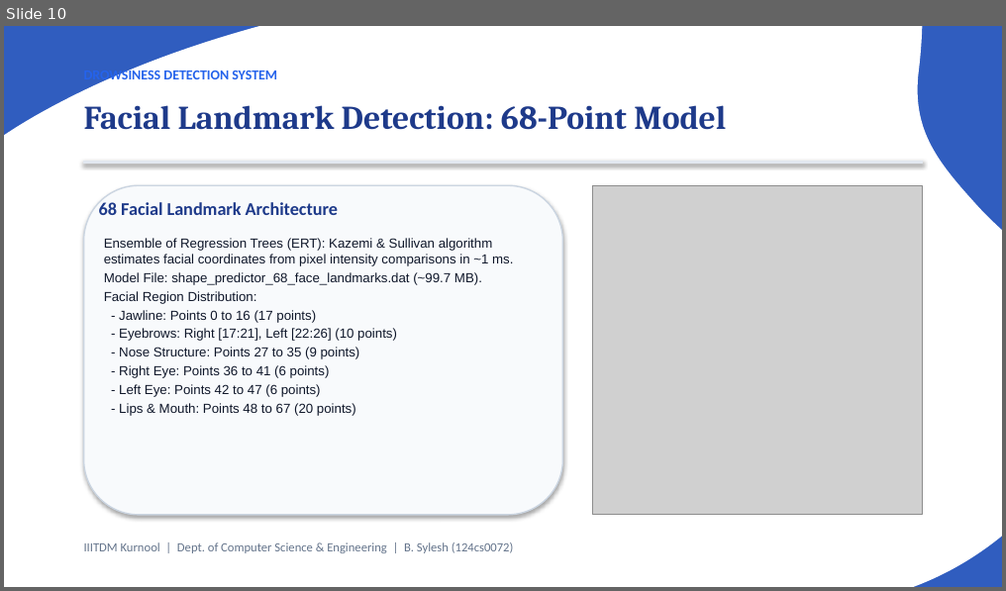
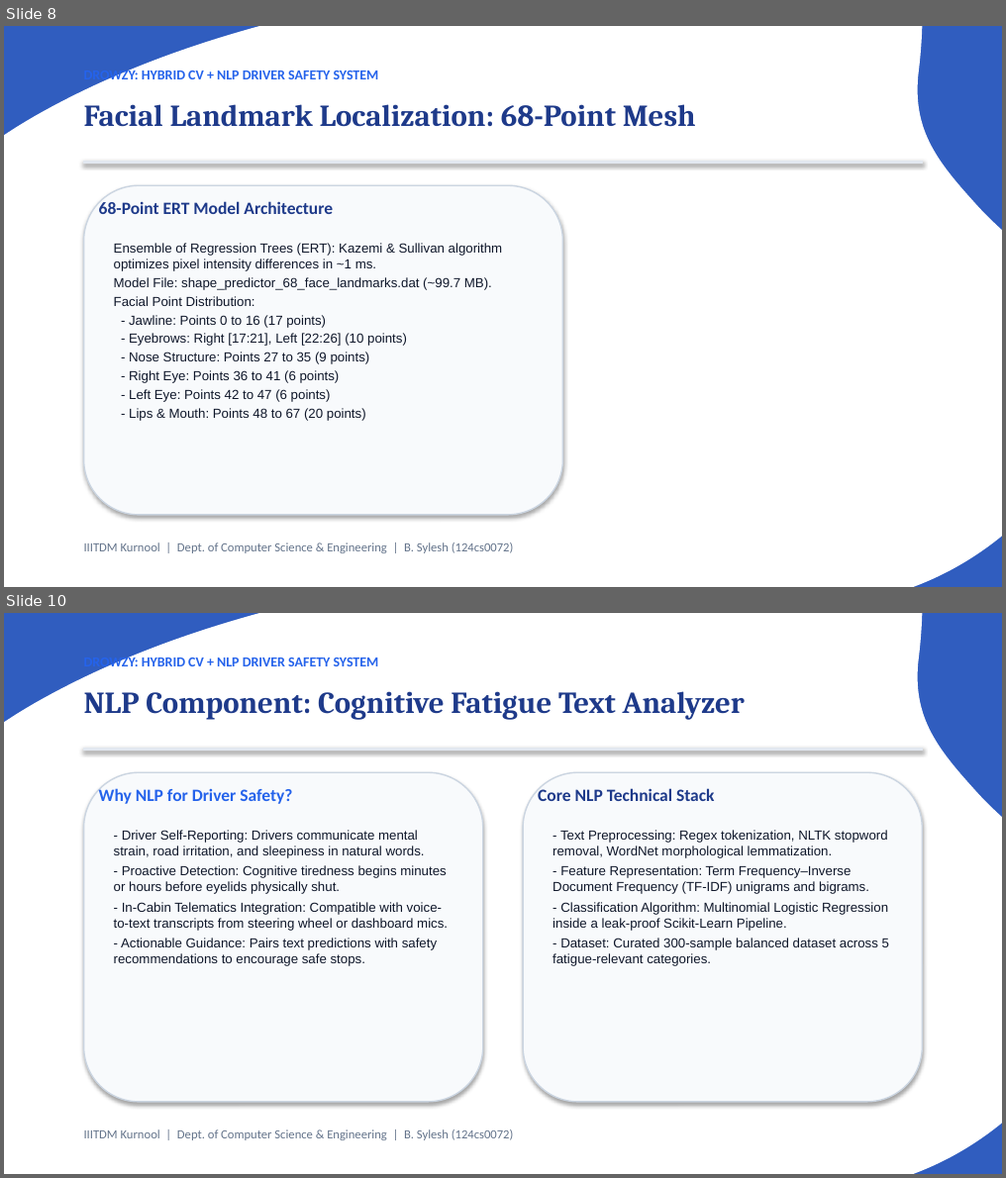
Before and after one commit to iotaaw/Drozy, a slide deck: Drowsiness_Detection_Presentation.pptx. Shown one above the other, each under a label of ours: slide 10 before the commit, slides 8 and 10 after it; the slides between them are not shown. The pictures are 1006x591 and 1006x1178 pixels, drawn with LibreOffice and Linux fonts; fonts in the diff are those of the drawing; grey boxes stand for pictures. Boxes give left, top, right and bottom in pixels: in the first picture for what was removed or moved away, otherwise in the second. Text is boxed around its words. In the diff, an @@ line names an element or a change of style, - is before the commit and + after.

Commit message:
Add Drowzy NLP driver safety project

```diff
--- a/Drowsiness_Detection_Presentation.pptx
+++ b/Drowsiness_Detection_Presentation.pptx
@@ slide 10 added at <box>4,613,1002,1174</box>, background #305DBF; not listed: 1 template element that a slide beside it also shows @@
@@ text added at <box>84,655,379,670</box>, 10 pt, text #2563EB, bold @@
+DROWZY: HYBRID CV + NLP DRIVER SAFETY SYSTEM
@@ text added at <box>84,691,745,720</box>, 22 pt, text #1E3A8A, bold @@
+NLP Component: Cognitive Fatigue Text Analyzer
@@ rectangle added at <box>84,748,922,751</box>, fill #E2E8F0, outline #E2E8F0 0.75 pt @@
@@ rounded rectangle added at <box>84,772,483,1102</box>, fill #F8FAFC, outline #CBD5E1 1 pt @@
@@ text added at <box>99,787,292,804</box>, 12.5 pt, text #2563EB, bold @@
+Why NLP for Driver Safety?
@@ rounded rectangle added at <box>523,772,922,1102</box>, fill #F8FAFC, outline #CBD5E1 1 pt @@
@@ text added at <box>538,787,714,801</box>, 12.5 pt, text #1E3A8A, bold @@
+Core NLP Technical Stack
@@ text added at <box>114,830,448,966</box>, 9.5 pt, text #0F172A @@
+- Driver Self-Reporting: Drivers communicate mental strain, road irritation, and sleepiness in natural words.
+- Proactive Detection: Cognitive tiredness begins minutes or hours before eyelids physically shut.
+- In-Cabin Telematics Integration: Compatible with voice-to-text transcripts from steering wheel or dashboard mics.
+- Actionable Guidance: Pairs text predictions with safety recommendations to encourage safe stops.
@@ text added at <box>552,830,889,966</box>, 9.5 pt, text #0F172A @@
+- Text Preprocessing: Regex tokenization, NLTK stopword removal, WordNet morphological lemmatization.
+- Feature Representation: Term Frequency–Inverse Document Frequency (TF-IDF) unigrams and bigrams.
+- Classification Algorithm: Multinomial Logistic Regression inside a leak-proof Scikit-Learn Pipeline.
+- Dataset: Curated 300-sample balanced dataset across 5 fatigue-relevant categories.
@@ text added at <box>84,1130,514,1141</box>, 9 pt, text #64748B @@
+IIITDM Kurnool | Dept. of Computer Science & Engineering | B. Sylesh (124cs0072)
@@ what was slide 10 is now slide 8 @@
@@ slide 8 changed as well @@
@@ text at <box>84,68,379,83</box>: text changed @@
-DROWSINESS DETECTION SYSTEM
+DROWZY: HYBRID CV + NLP DRIVER SAFETY SYSTEM
@@ text at <box>84,104,696,127</box>: text changed; size 24 to 22 pt @@
-Facial Landmark Detection: 68-Point Model
+Facial Landmark Localization: 68-Point Mesh
@@ text at <box>99,200,333,214</box>: text changed; size 13 to 12.5 pt @@
-68 Facial Landmark Architecture
+68-Point ERT Model Architecture
@@ picture removed at <box>593,185,922,515</box> @@
@@ text at <box>114,243,503,272</box>: text changed @@
-Ensemble of Regression Trees (ERT): Kazemi & Sullivan algorithm estimates facial coordinates from pixel intensity comparisons in ~1 ms.
+Ensemble of Regression Trees (ERT): Kazemi & Sullivan algorithm optimizes pixel intensity differences in ~1 ms.
@@ text at <box>114,296,255,306</box>: text changed @@
-Facial Region Distribution:
+Facial Point Distribution:
```
Also in this commit, not shown: 9 other slides changed, 12 other slides added, 8 slides removed, 23 other files.
